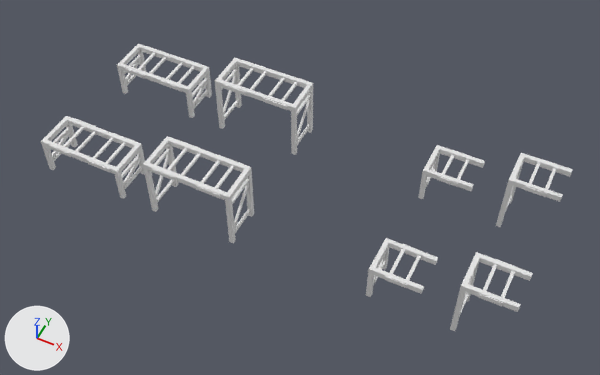
Two versions of the Blender file Assets/5. Models/BlenderFiles/PROPS/RackCompilation.blend, one commit apart.
Both versions are drawn from a camera (50 mm lens) standing at (7.28, -16.83, 18.8) and looking at (0.12, -2.52, 0.91). Arrows for +X, +Y and +Z are at lower left; the lights stay in place. The older version comes first.

Before the edit, the objects in view are built like this:
```python
ob_labelfront_004 = bpy.data.objects.new('LabelFront.004', me_cube_031)
ob_labelfront_004.parent = ob_protorack_006
ob_labelfront_004.location = (0.0, 0.0, 0.0)
ob_labelrear_004 = bpy.data.objects.new('LabelRear.004', me_cube_032)
ob_labelrear_004.parent = ob_protorack_006
ob_labelrear_004.location = (0.0, 0.0, 0.0)
ob_protorack = bpy.data.objects.new('ProtoRack', me_cube_010)
ob_protorack.location = (-1.68, 0.0, 0.0)
ob_protorack_004 = bpy.data.objects.new('ProtoRack.004', me_cube_025)
ob_protorack_004.location = (-5.44, -3.93, 0.0)
ob_protorack_005 = bpy.data.objects.new('ProtoRack.005', me_cube_030)
ob_protorack_005.location = (-1.68, -3.93, 0.0)
ob_protorack_006 = bpy.data.objects.new('ProtoRack.006', me_cube_033)
ob_protorack_006.location = (3.93, -3.93, 0.0)
ob_protorack_006.scale = (1.0, 1.0, 1.02)
ob_protorack_007 = bpy.data.objects.new('ProtoRack.007', me_cube_036)
ob_protorack_007.location = (6.33, -3.93, 0.0)
# also in view: 'ProtoRack.003' at (6.25, 0.0, 1.0); 'ProtoRack.002' at (3.86, 0.0, 0.61); 'ProtoRack.001' at (-6.12, -0.01, 0.61)
```
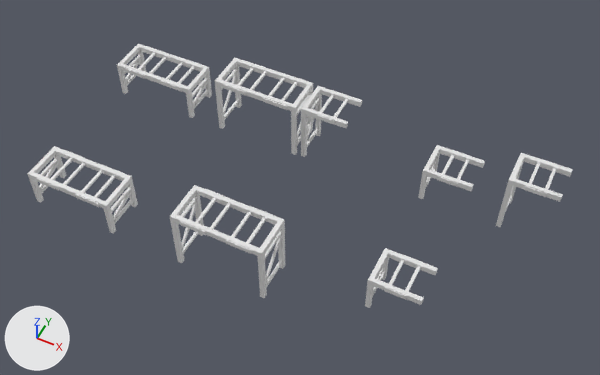
Patch to the scene script:
```diff
--- a/Assets/5. Models/BlenderFiles/PROPS/RackCompilation.blend.py
+++ b/Assets/5. Models/BlenderFiles/PROPS/RackCompilation.blend.py
@@ ob_protorack_004 @@
 ob_protorack_004 = bpy.data.objects.new('ProtoRack.004', me_cube_025)
-ob_protorack_004.location = (-5.44, -3.93, 0.0)
+ob_protorack_004.location = (-4.95, -5.15, 0.0)
@@ ob_protorack_005 @@
 ob_protorack_005 = bpy.data.objects.new('ProtoRack.005', me_cube_030)
-ob_protorack_005.location = (-1.68, -3.93, 0.0)
+ob_protorack_005.location = (0.0, -5.19, 0.0)
@@ ob_labelfront_004 @@
 ob_labelfront_004.parent = ob_protorack_006
+ob_labelfront_004.matrix_parent_inverse = Matrix(((1.0, 0.0, 0.0, 0.0), (0.0, 1.0, 0.0, 0.0), (0.0, 0.0, 0.982, 0.0), (0.0, 0.0, 0.0, 1.0)))
 ob_labelfront_004.location = (0.0, 0.0, 0.0)
+ob_labelfront_004.scale = (1.0, 1.0, 1.02)
@@ ob_labelrear_004 @@
 ob_labelrear_004.parent = ob_protorack_006
+ob_labelrear_004.matrix_parent_inverse = Matrix(((1.0, 0.0, 0.0, 0.0), (0.0, 1.0, 0.0, 0.0), (0.0, 0.0, 0.982, 0.0), (0.0, 0.0, 0.0, 1.0)))
 ob_labelrear_004.location = (0.0, 0.0, 0.0)
+ob_labelrear_004.scale = (1.0, 1.0, 1.02)
@@ ob_protorack_006 @@
 ob_protorack_006 = bpy.data.objects.new('ProtoRack.006', me_cube_033)
-ob_protorack_006.location = (3.93, -3.93, 0.0)
+ob_protorack_006.location = (4.05, -4.25, 0.0)
 ob_protorack_006.scale = (1.0, 1.0, 1.02)
@@ ob_protorack_007 @@
 ob_protorack_007 = bpy.data.objects.new('ProtoRack.007', me_cube_036)
-ob_protorack_007.location = (6.33, -3.93, 0.0)
+ob_protorack_007.location = (0.0, 0.0, 0.0)
```

Where the change shows, as pixel boxes [x1, y1, x2, y2] in the pictures (600 x 375 px):
'ProtoRack.005', moved
    before: [143, 136, 254, 243]
    after: [170, 185, 285, 298]
'ProtoRack.004', moved
    before: [41, 116, 145, 199]
    after: [27, 146, 138, 234]
'ProtoRack.007', moved
    before: [450, 252, 533, 331]
    after: [301, 86, 362, 157]
'ProtoRack.006', moved
    before: [366, 238, 438, 297]
    after: [365, 248, 438, 308]
'LabelRear.L.003', moved
    before: [195, 185, 221, 198]
    after: [226, 240, 253, 254]
'LabelRear.R.003', moved
    before: [152, 169, 177, 181]
    after: [180, 221, 206, 235]
'LabelFront.004', moved, rescaled (8% taller)
    before: [385, 276, 407, 288]
    after: [384, 287, 406, 300]
'LabelFront.005', moved
    before: [479, 294, 503, 306]
    after: [315, 114, 334, 124]
'LabelRear.L.002', moved
    before: [87, 160, 110, 172]
    after: [75, 194, 99, 207]
'LabelRear.R.002', moved
    before: [49, 145, 71, 157]
    after: [36, 178, 59, 190]
'LabelFront.R.002', moved (not visible before)
    after: [65, 150, 85, 158]
